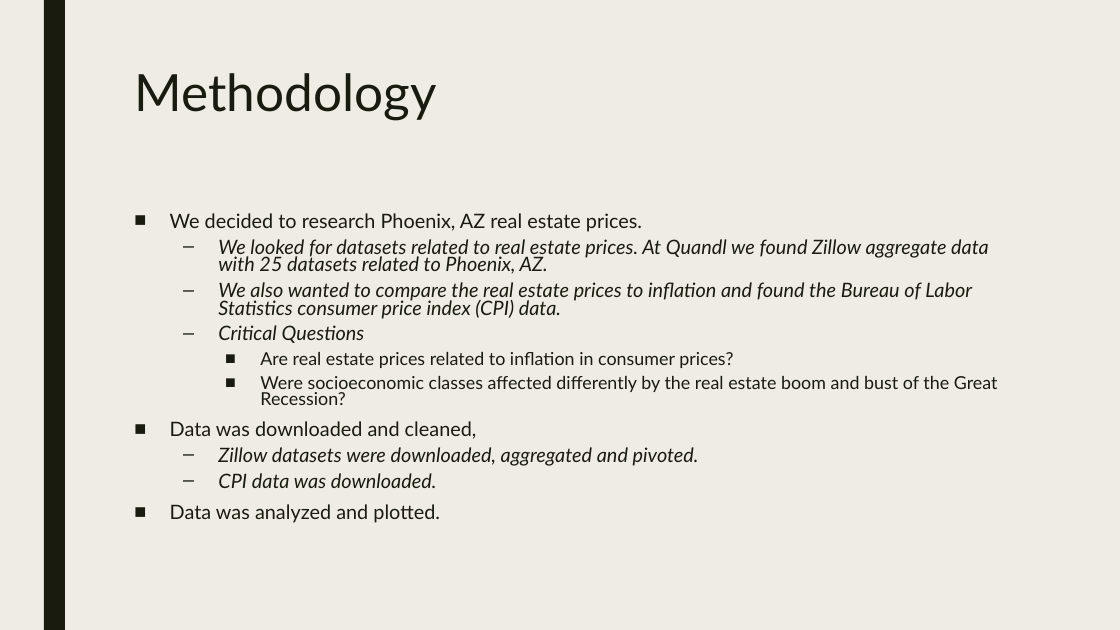
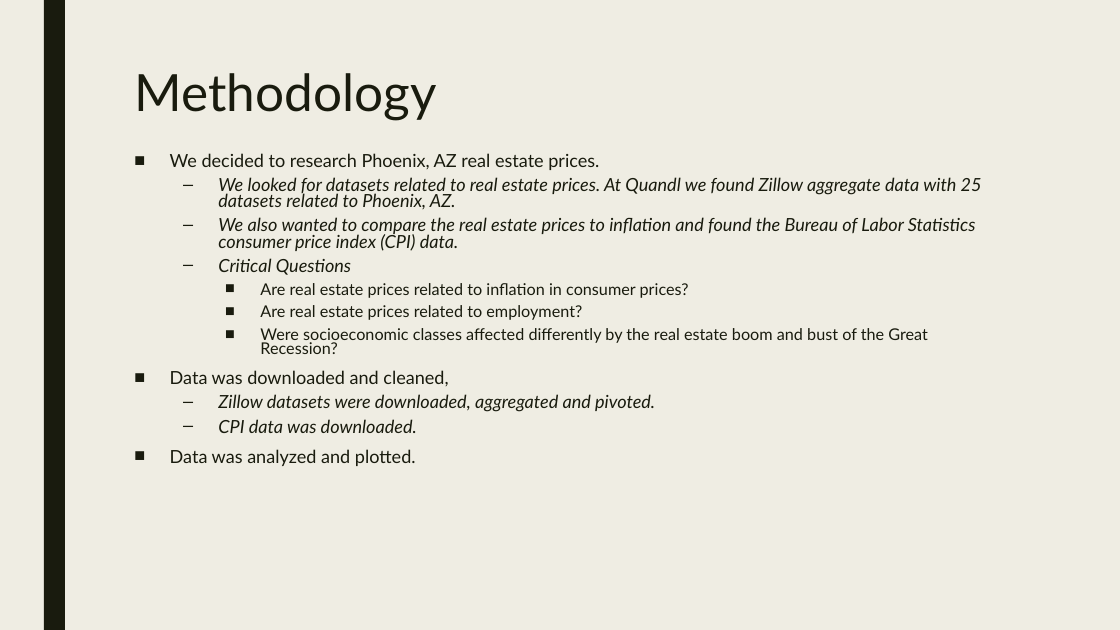
Before and after one commit to janinewhite/Proletariats, a slide deck: slide 3 of Presentation/Analysis of Phoenix AZ Real Estate Trends.pptx. Drawn at 1120x630 pixels with LibreOffice and Linux fonts; fonts in the diff are those of the drawing. Boxes give left, top, right and bottom in pixels: in the first picture for what was removed or moved away, otherwise in the second. Text is boxed around its words. In the diff, an @@ line names an element or a change of style, - is before the commit and + after.

Commit message:
Update presentation with employment

```diff
--- a/Presentation/Analysis of Phoenix AZ Real Estate Trends.pptx
+++ b/Presentation/Analysis of Phoenix AZ Real Estate Trends.pptx
@@ text "We decided to research Phoenix, ...": place and size @@
-text "We decided to research Phoenix, ..." at <box>170,213,998,523</box>
+text "We decided to research Phoenix, ..." at <box>170,153,982,466</box>
@@ text at <box>170,153,982,466</box>: size 17 to 15.5 pt in "We decided to research Phoenix, AZ real ...", "We looked for datasets related to real ...", "We also wanted to compare the real ...", "Critical Questions" and 4 more places; size 15.3 to 13.9 pt in "Are real estate prices related to inflation ...", "Were socioeconomic classes affected differently by the ..." @@
@@ text at <box>260,305,582,320</box>: paragraph added @@
+    ■ Are real estate prices related to employment?
```
Also in this commit, not shown: 3 other slides changed, 2 slides added, 1 other file.
